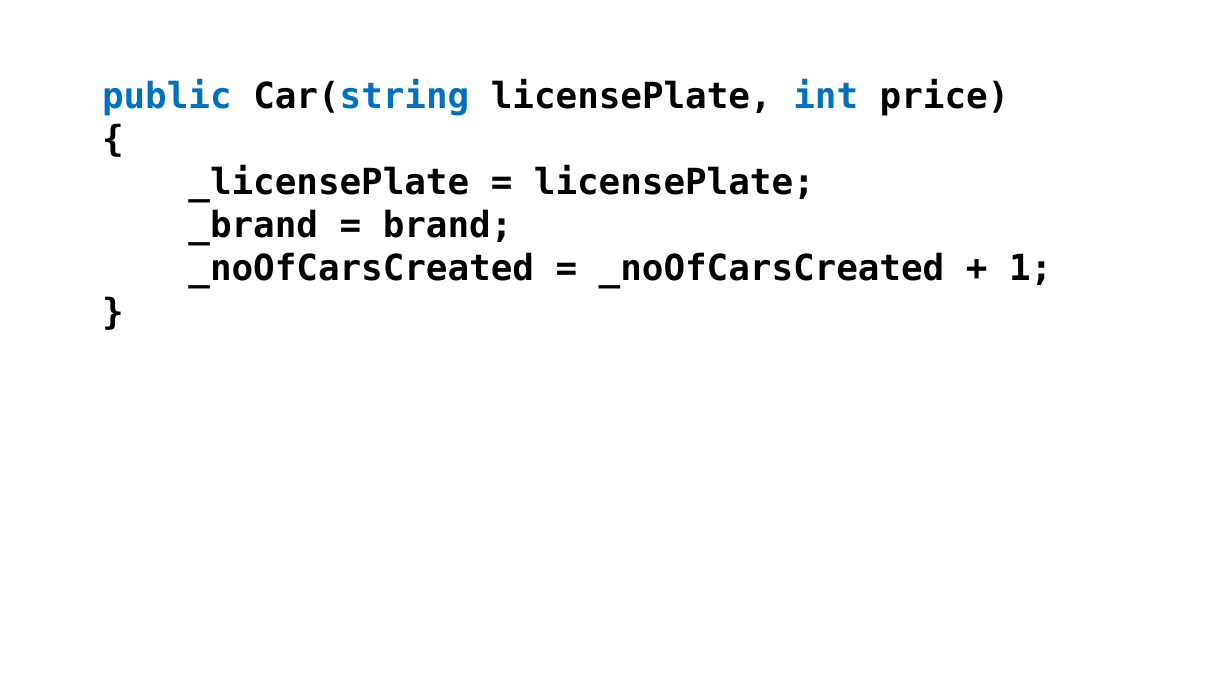
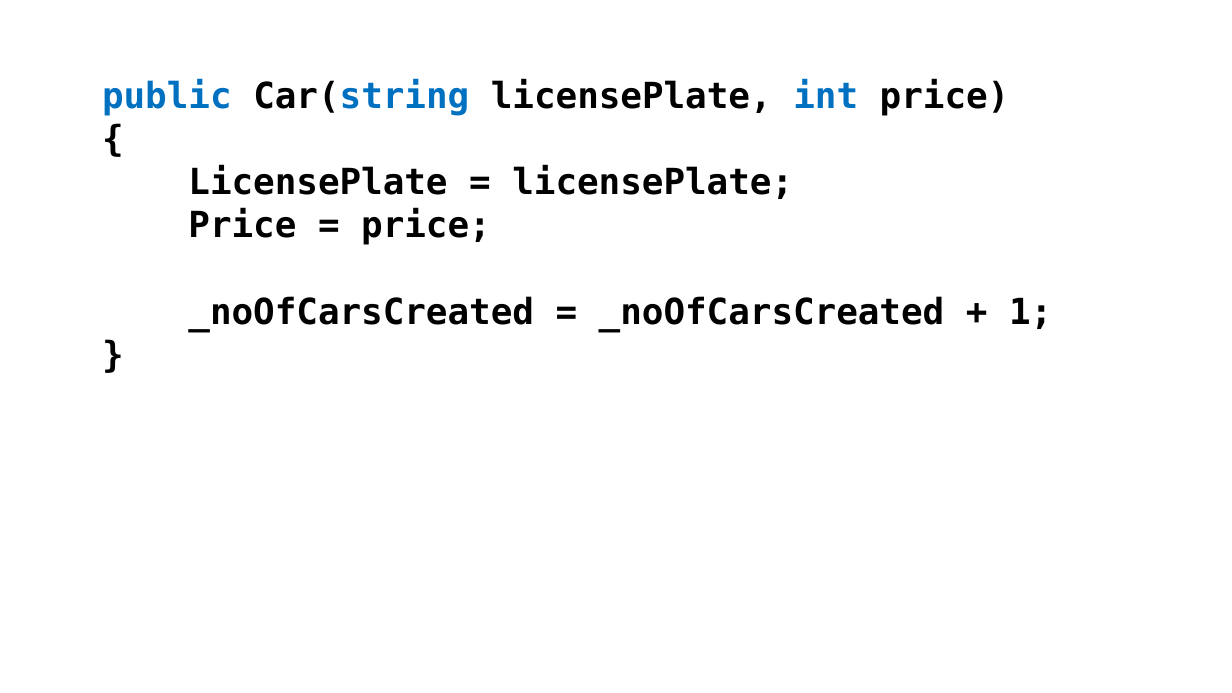
Before and after one commit to perslaursen/OOProg22, a slide deck: slide 13 of Chap/OOProg01/Presentations/Static.pptx. Drawn at 1232x693 pixels with LibreOffice and Linux fonts; fonts in the diff are those of the drawing. Boxes give left, top, right and bottom in pixels: in the first picture for what was removed or moved away, otherwise in the second. Text is boxed around its words. In the diff, an @@ line names an element or a change of style, - is before the commit and + after.

```diff
--- a/Chap/OOProg01/Presentations/Static.pptx
+++ b/Chap/OOProg01/Presentations/Static.pptx
@@ text at (x1=188, y1=165, x2=793, y2=245): text changed @@
-_licensePlate = licensePlate;
-_brand = brand;
+LicensePlate = licensePlate;
+Price = price;
```
Also in this commit, not shown: 6 other slides changed, 20 other files.
